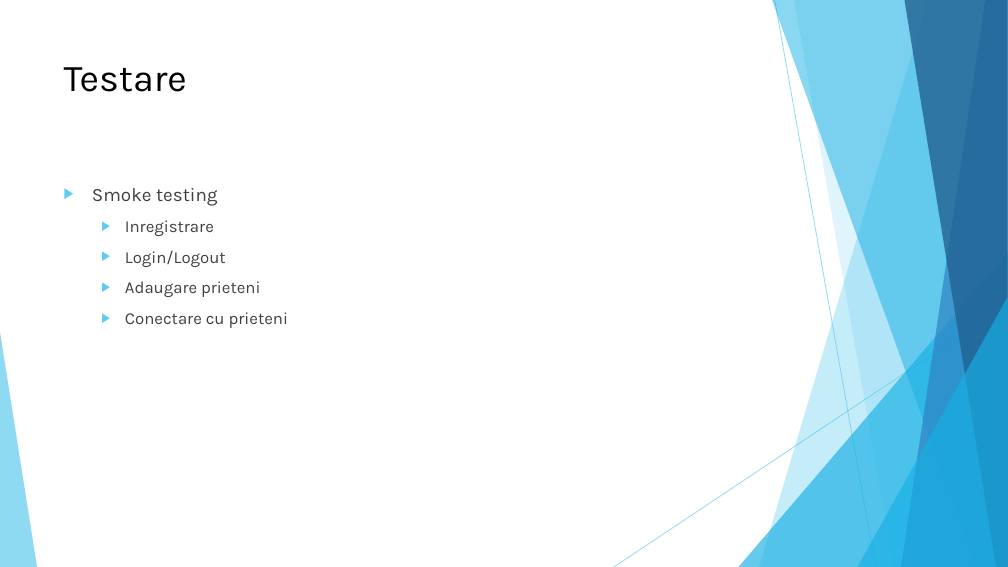
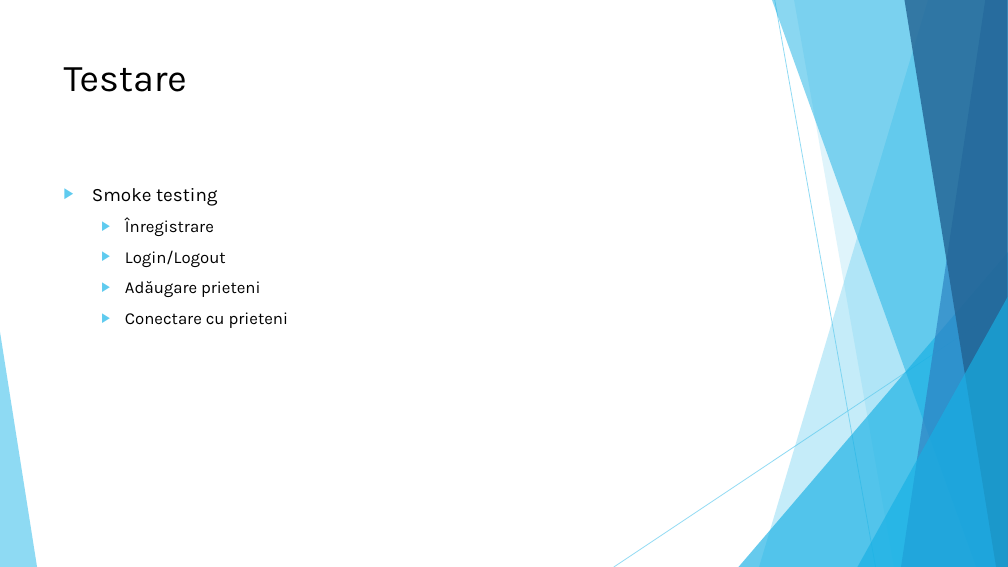
Before and after one commit to Arctigor/webrtc, a slide deck: slide 24 of documentation_ro/licenta_prezentare.pptx. Drawn at 1008x567 pixels with LibreOffice and Linux fonts; fonts in the diff are those of the drawing. Boxes give left, top, right and bottom in pixels: in the first picture for what was removed or moved away, otherwise in the second. Text is boxed around its words. In the diff, an @@ line names an element or a change of style, - is before the commit and + after.

```diff
--- a/documentation_ro/licenta_prezentare.pptx
+++ b/documentation_ro/licenta_prezentare.pptx
@@ text at (x1=92, y1=188, x2=288, y2=328): text colour #404040 to #000000 in "Smoke testing", "Login/Logout", "Conectare cu prieteni" @@
@@ text at (x1=125, y1=217, x2=214, y2=236): text changed; text colour #404040 to #000000 @@
-  ▶ Inregistrare
+  ▶ Înregistrare
@@ text at (x1=125, y1=281, x2=260, y2=297): text changed; text colour #404040 to #000000 @@
-  ▶ Adaugare prieteni
+  ▶ Adăugare prieteni
```
Also in this commit, not shown: 25 other slides changed, 2 other files.
